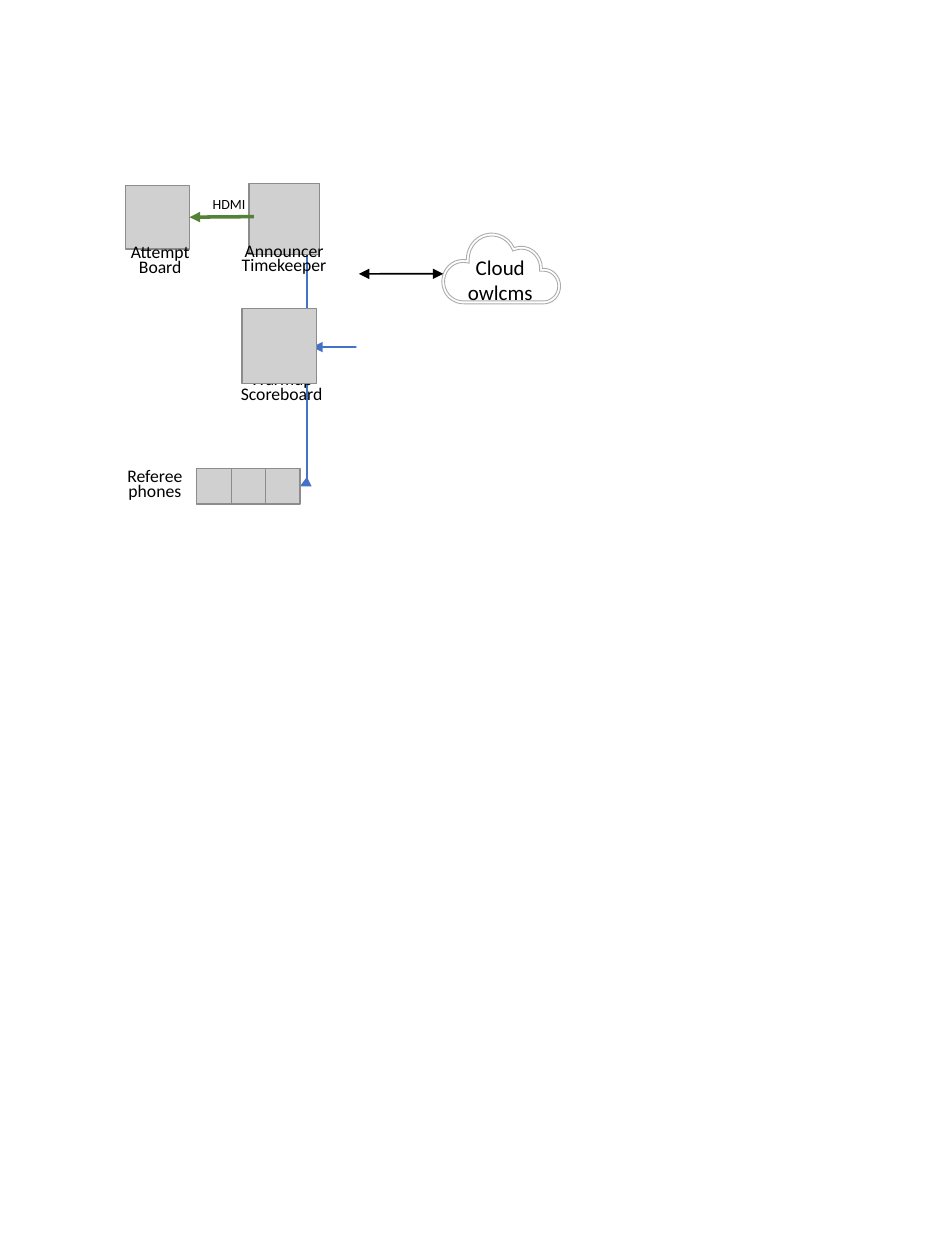
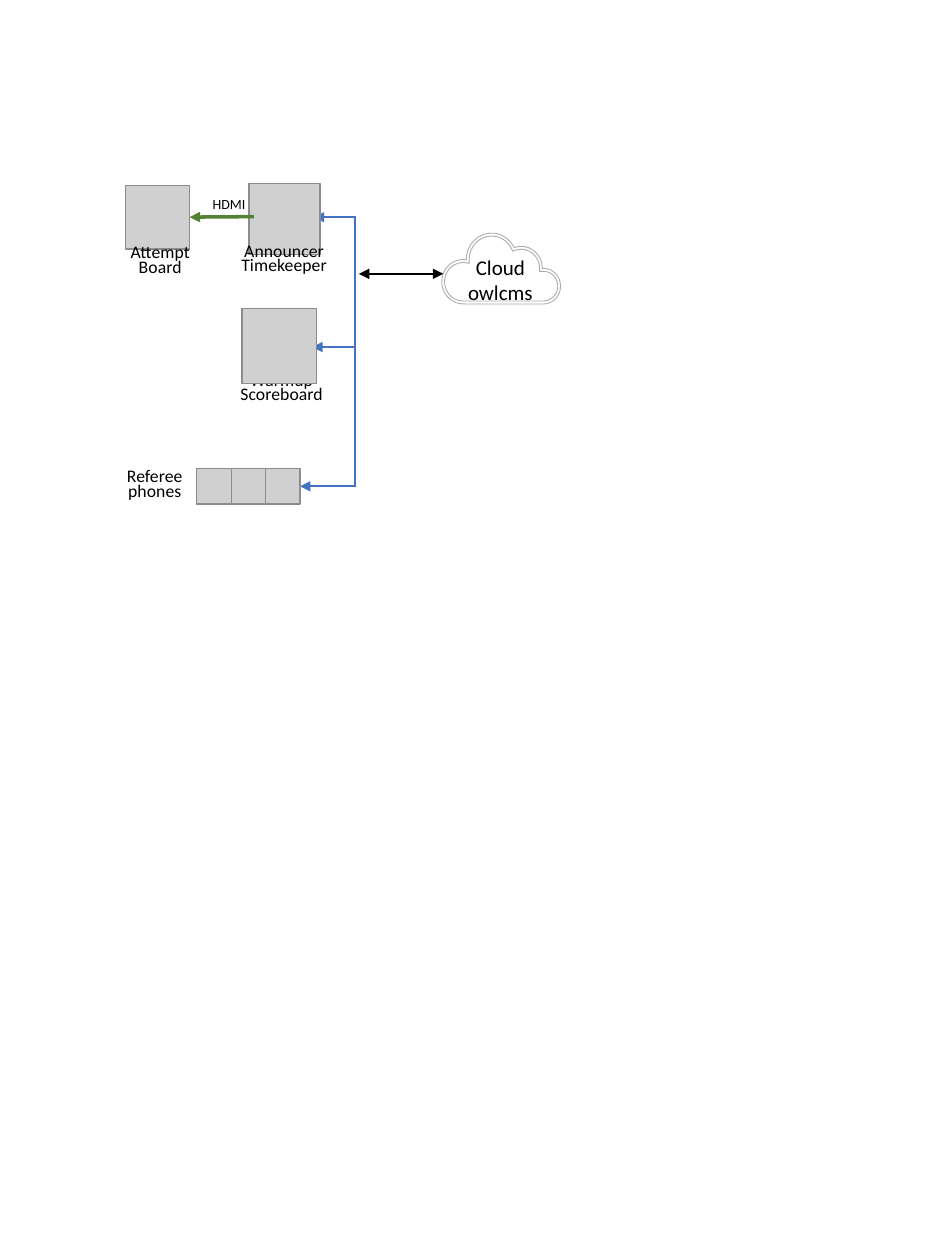
Before and after one commit to owlcms/owlcms4-prerelease, a slide deck: slide 15 of docs/EquipmentSetup/Networking/Equipment/Equipment.pptx. Drawn at 945x1260 pixels with LibreOffice and Linux fonts; fonts in the diff are those of the drawing; grey boxes stand for pictures; background and template pictures are left out. Boxes give left, top, right and bottom in pixels: in the first picture for what was removed or moved away, otherwise in the second. Text is boxed around its words. In the diff, an @@ line names an element or a change of style, - is before the commit and + after.

```diff
--- a/docs/EquipmentSetup/Networking/Equipment/Equipment.pptx
+++ b/docs/EquipmentSetup/Networking/Equipment/Equipment.pptx
@@ elbow double arrow (300, 486) - (314, 217): route changed @@
@@ freeform shape at (442,233,561,304): outline redrawn @@
@@ text "Warmup Scoreboard" rewrapped from (241,383,323,406) to (240,383,322,400) @@
```
Also in this commit, not shown: 14 other slides changed, 57 other files.
